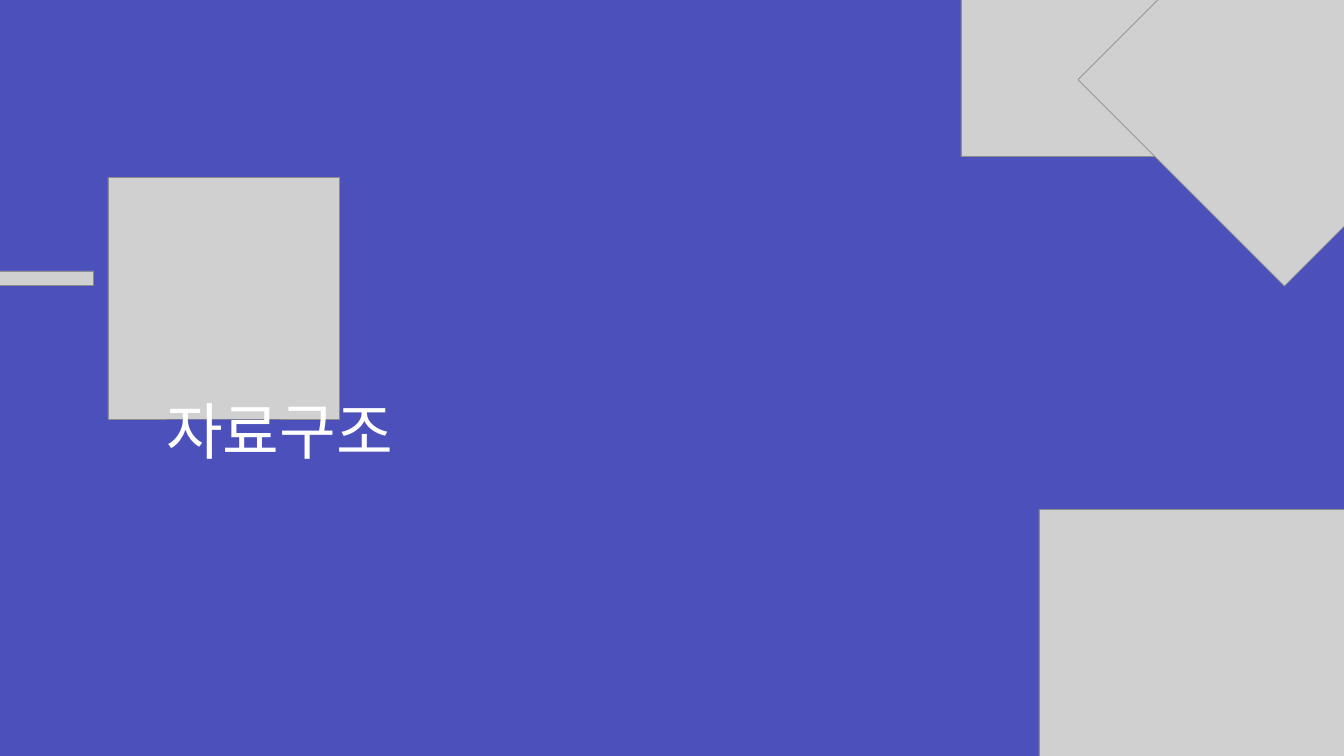
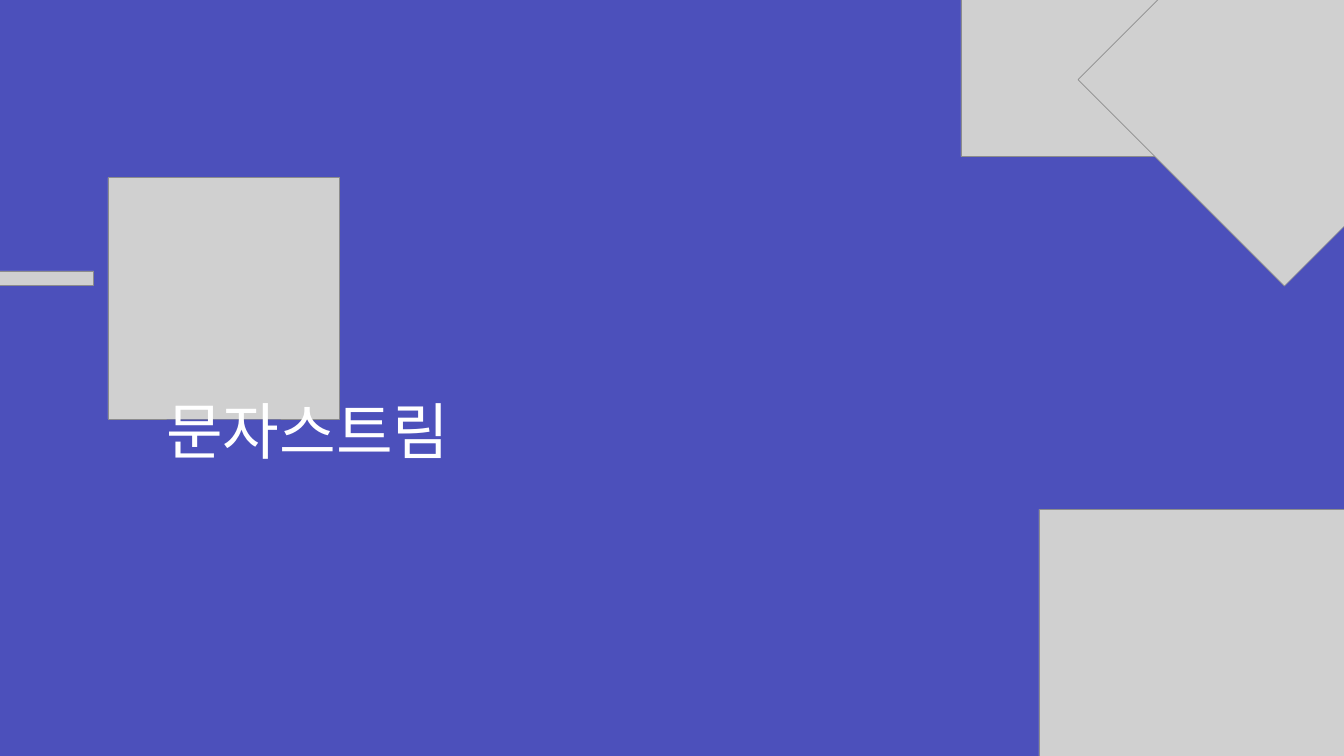
Before and after one commit to zest132/JavaLecture, a slide deck: slide 41 of JavaLecture/LectureFile/java 15강 입출력.pptx (slide 23 before the commit). Drawn at 1344x756 pixels with LibreOffice and Linux fonts; fonts in the diff are those of the drawing; grey boxes stand for pictures. Boxes give left, top, right and bottom in pixels: in the first picture for what was removed or moved away, otherwise in the second. Text is boxed around its words. In the diff, an @@ line names an element or a change of style, - is before the commit and + after.

Commit message:
15강 자료 보충중

```diff
--- a/JavaLecture/LectureFile/java 15강 입출력.pptx
+++ b/JavaLecture/LectureFile/java 15강 입출력.pptx
@@ text at (x1=166, y1=391, x2=449, y2=459): text changed @@
-자료구조
+문자스트림
```
Also in this commit, not shown: 7 other slides changed, 25 slides added, 6 slides removed, 6 other files.
